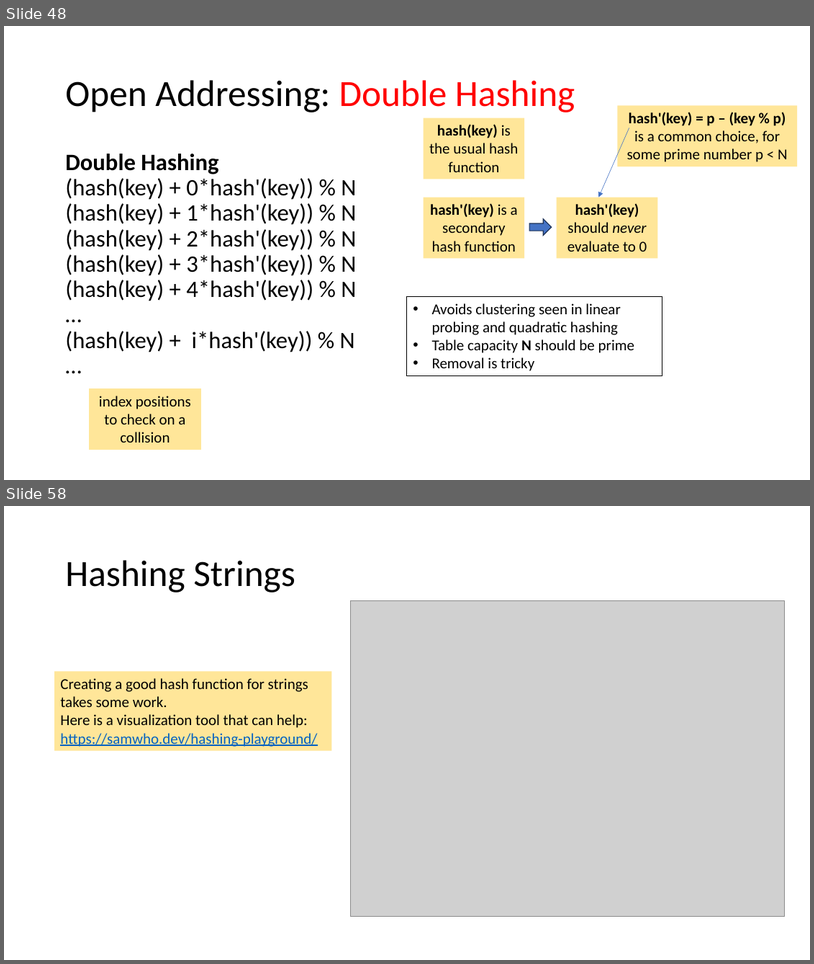
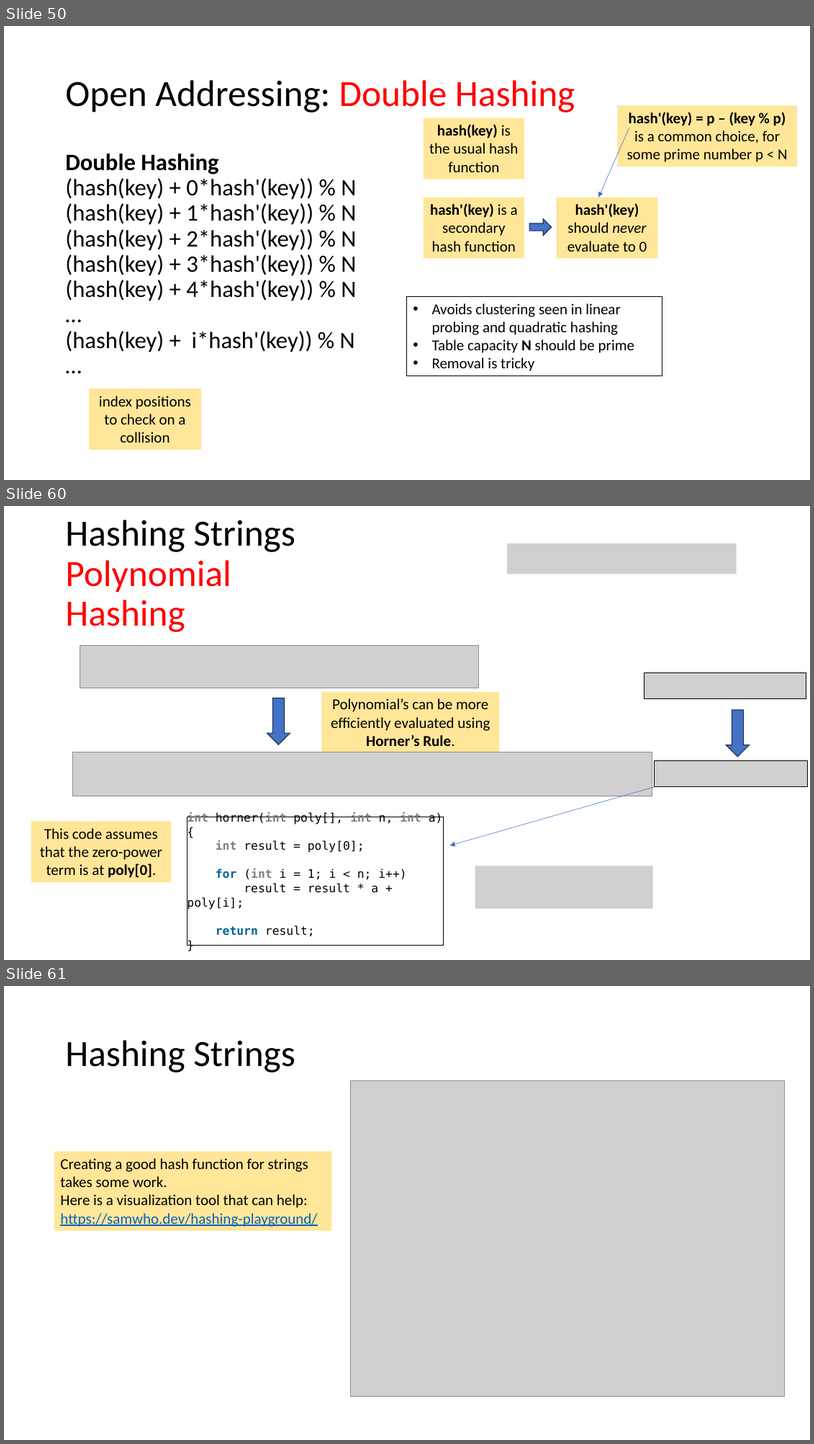
Before and after one commit to tjd1234/cmpt225fall2023, a slide deck: lecture_notes/week8/week8_maps_and_hashing.pptx. Shown one above the other, each under a label of ours: slides 48 and 58 before the commit, slides 50, 60 and 61 after it; the slides between them are not shown. The pictures are 814x964 and 814x1444 pixels, drawn with LibreOffice and Linux fonts; fonts in the diff are those of the drawing; grey boxes stand for pictures. Boxes give left, top, right and bottom in pixels: in the first picture for what was removed or moved away, otherwise in the second. Text is boxed around its words. In the diff, an @@ line names an element or a change of style, - is before the commit and + after.

```diff
--- a/lecture_notes/week8/week8_maps_and_hashing.pptx
+++ b/lecture_notes/week8/week8_maps_and_hashing.pptx
@@ slide 60 added at bbox=[4, 506, 810, 960], background #FFFFFF @@
@@ title added at bbox=[65, 520, 295, 632], 44 pt, text #FF0000 @@
+Hashing Strings Polynomial Hashing
@@ picture added at bbox=[507, 543, 736, 574] @@
@@ picture added at bbox=[80, 645, 479, 687] @@
@@ picture added at bbox=[645, 672, 807, 699] @@
@@ down arrow added at bbox=[267, 698, 290, 744], fill #4472C4, outline #1E3256 1 pt @@
@@ rectangle added at bbox=[322, 692, 499, 753], fill #FFE699, 18 pt, text #000000 @@
+Polynomial’s can be more efficiently evaluated using Horner’s Rule.
@@ down arrow added at bbox=[727, 710, 750, 757], fill #4472C4, outline #1E3256 1 pt @@
@@ picture added at bbox=[73, 752, 652, 796] @@
@@ picture added at bbox=[654, 760, 808, 787] @@
@@ arrow added from (654, 787) to (450, 845), #4472C4 0.5 pt @@
@@ rectangle added at bbox=[31, 821, 172, 883], fill #FFE699, 18 pt, text #000000 @@
+This code assumes that the zero-power term is at poly[0].
@@ rectangle added at bbox=[188, 816, 444, 944], outline #000000 0.75 pt, 14 pt, text #000000 @@
+int horner(int poly[], int n, int a)
+{
+int result = poly[0];
+for (int i = 1; i < n; i++)
+result = result * a + poly[i];
+return result;
+}
@@ picture added at bbox=[476, 865, 653, 908] @@
@@ what was slide 48 is now slide 50 @@
@@ what was slide 58 is now slide 61 @@
```
Also in this commit, not shown: 11 slides changed, 2 other slides added, 1 slide removed.
